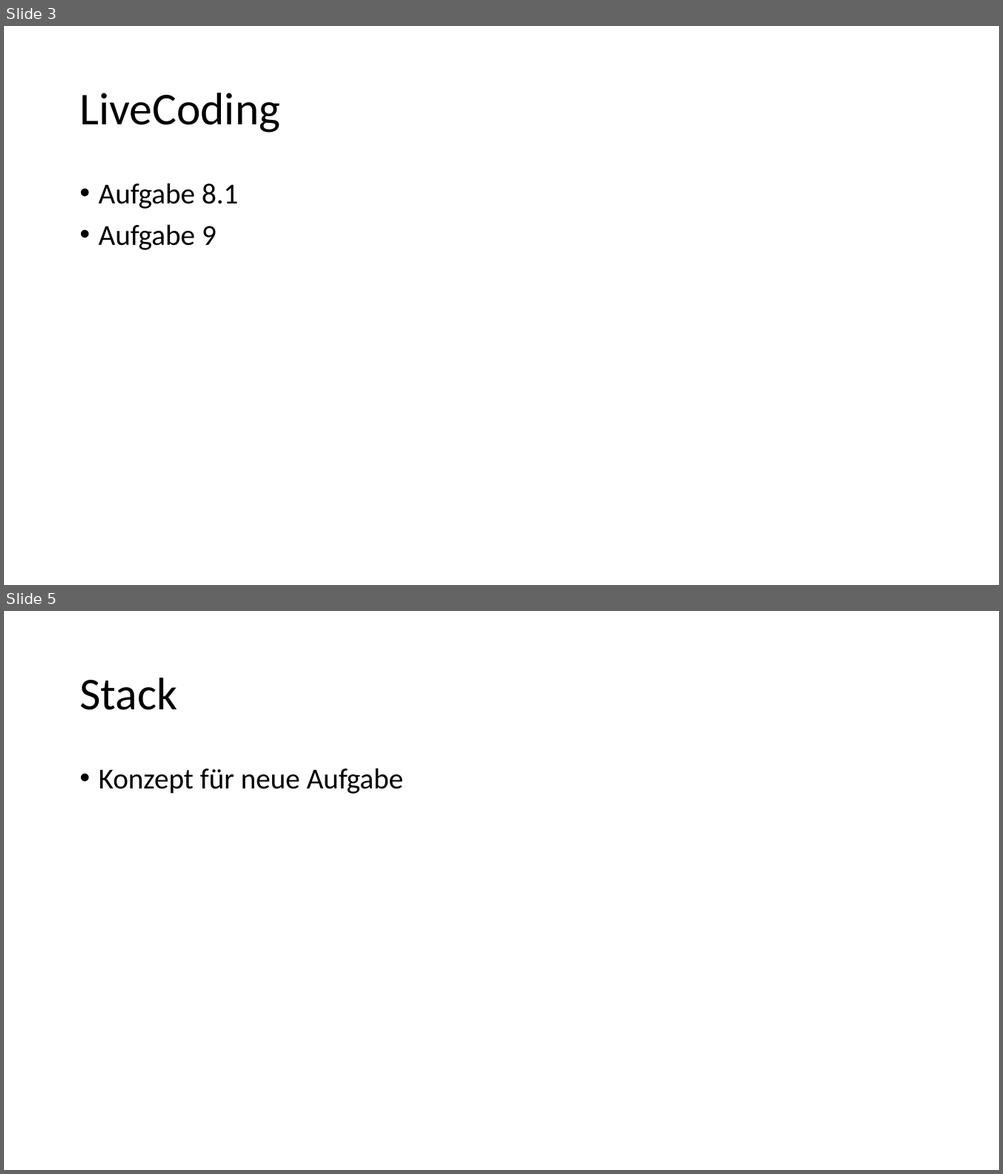
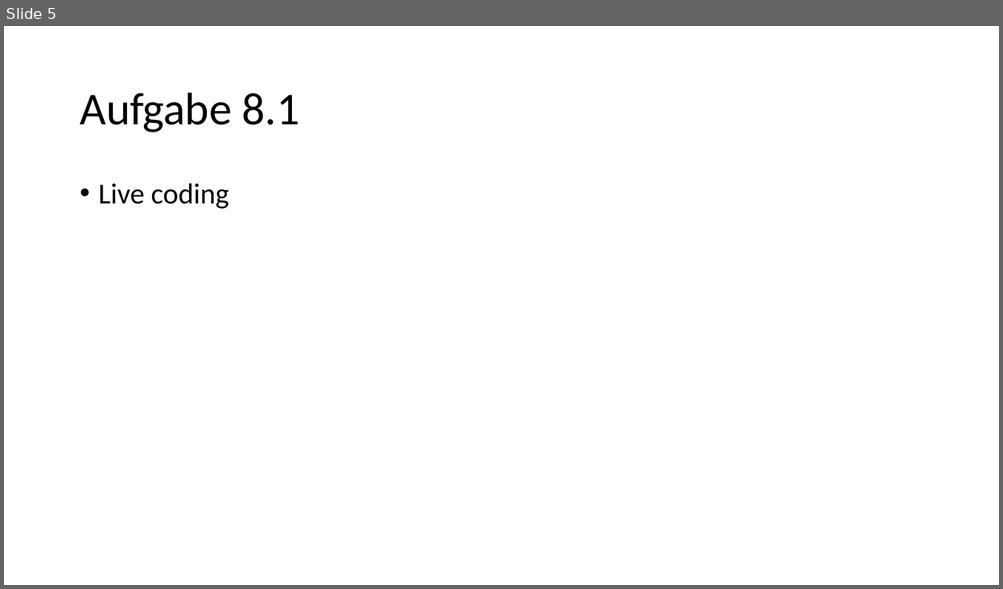
Before and after one commit to anjak610/Tutorium_MIB_1, a slide deck: Tut_Files/Tut_12.12.pptx. Shown one above the other, each under a label of ours: slides 3 and 5 before the commit, slide 5 after it; the slides between them are not shown. The pictures are 1003x1174 and 1003x589 pixels, drawn with LibreOffice and Linux fonts; fonts in the diff are those of the drawing. Boxes give left, top, right and bottom in pixels: in the first picture for what was removed or moved away, otherwise in the second. Text is boxed around its words. In the diff, an @@ line names an element or a change of style, - is before the commit and + after.

```diff
--- a/Tut_Files/Tut_12.12.pptx
+++ b/Tut_Files/Tut_12.12.pptx
@@ slide 5 removed at (4,611,999,1170), background #FFFFFF @@
@@ title removed at (79,678,177,710) @@
-Stack
@@ text removed at (99,768,404,794) @@
-• Konzept für neue Aufgabe
@@ what was slide 3 is now slide 5 @@
@@ slide 5 changed as well @@
@@ title at (79,93,300,133): text changed @@
-LiveCoding
+Aufgabe 8.1
@@ text at (99,183,229,209): text changed @@
-• Aufgabe 8.1
-• Aufgabe 9
+• Live coding
```
Also in this commit, not shown: 6 slides added, 2 other slides removed.
